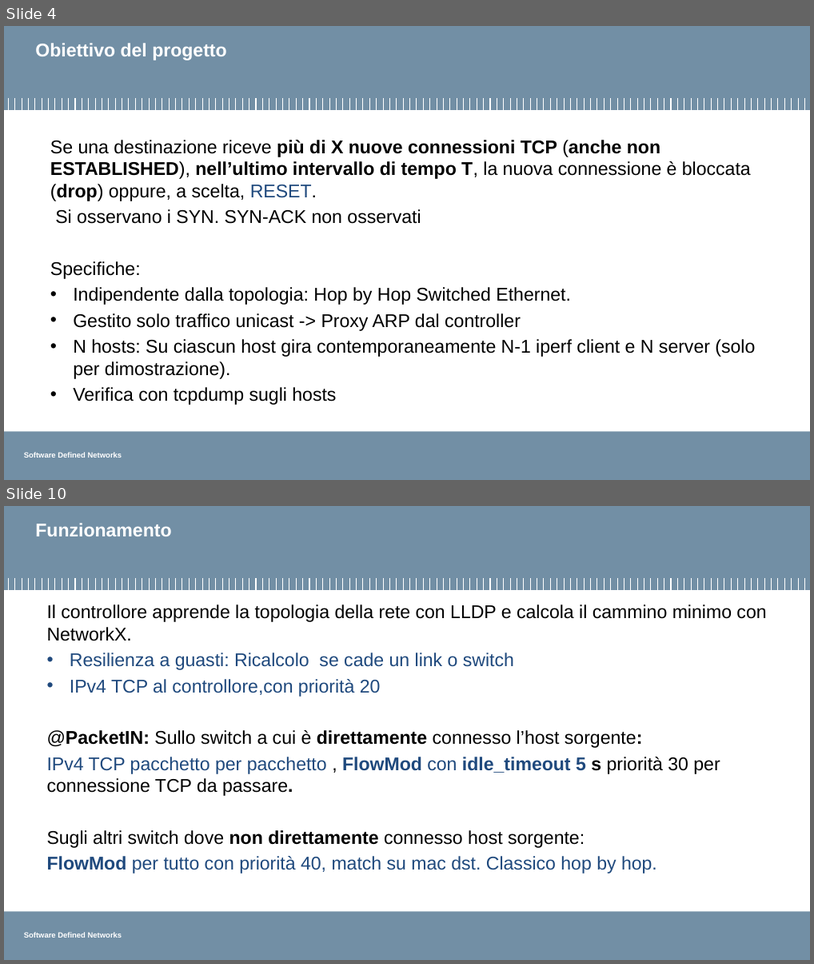
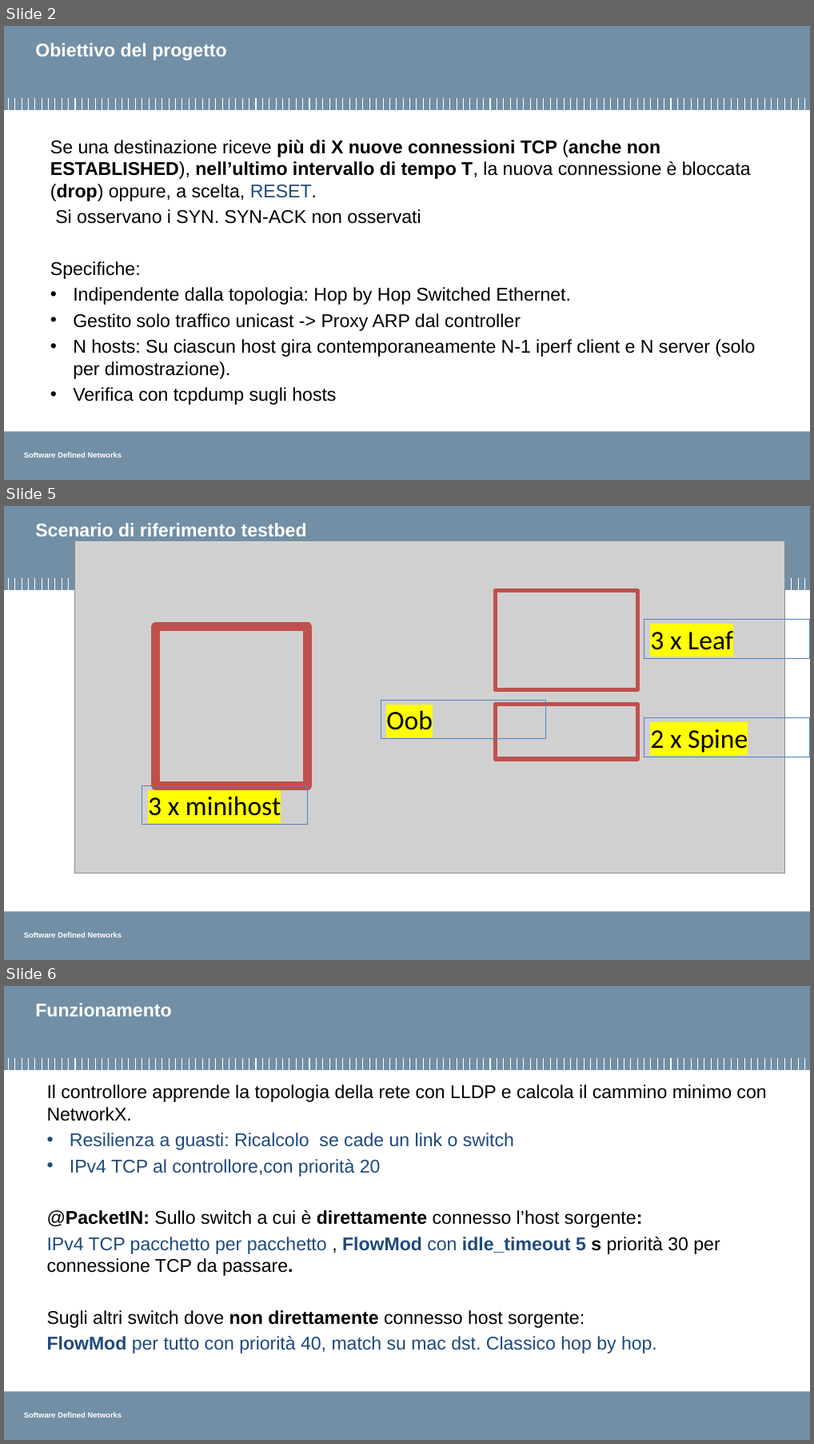
Before and after one commit to pierluigigrossi/progetto-SDN, a slide deck: finale8.pptx. Shown one above the other, each under a label of ours: slides 4 and 10 before the commit, slides 2, 5 and 6 after it; the slides between them are not shown. The pictures are 814x964 and 814x1444 pixels, drawn with LibreOffice and Linux fonts; fonts in the diff are those of the drawing; grey boxes stand for pictures; background and template pictures are left out. Boxes give left, top, right and bottom in pixels: in the first picture for what was removed or moved away, otherwise in the second. Text is boxed around its words. In the diff, an @@ line names an element or a change of style, - is before the commit and + after.

```diff
--- a/finale8.pptx
+++ b/finale8.pptx
@@ slide 5 added at box(4, 506, 810, 960), background #FFFFFF; not listed: 18 template elements that a slide beside it also shows @@
@@ title added at box(35, 523, 307, 536), 22 pt, text #FFFFFF, bold @@
+Scenario di riferimento testbed
@@ picture added at box(74, 541, 785, 873) @@
@@ rectangle added at box(495, 591, 638, 690), outline #C0504D 5 pt @@
@@ rectangle added at box(646, 620, 810, 659), outline #4F81BD 0.75 pt, 32 pt, text #000000 @@
+3 x Leaf
@@ rectangle added at box(156, 626, 308, 786), outline #C0504D 10 pt @@
@@ rectangle added at box(381, 700, 546, 739), outline #4F81BD 0.75 pt, 32 pt, text #000000 @@
+Oob
@@ rectangle added at box(495, 704, 638, 759), outline #C0504D 5 pt @@
@@ rectangle added at box(646, 718, 810, 757), outline #4F81BD 0.75 pt, 32 pt, text #000000 @@
+2 x Spine
@@ rectangle added at box(142, 785, 308, 824), outline #4F81BD 0.75 pt, 32 pt, text #000000 @@
+3 x minihost
@@ what was slide 4 is now slide 2 @@
@@ what was slide 10 is now slide 6 @@
```
Also in this commit, not shown: 6 slides changed, 1 other slide added, 7 slides removed, 21 other files.
